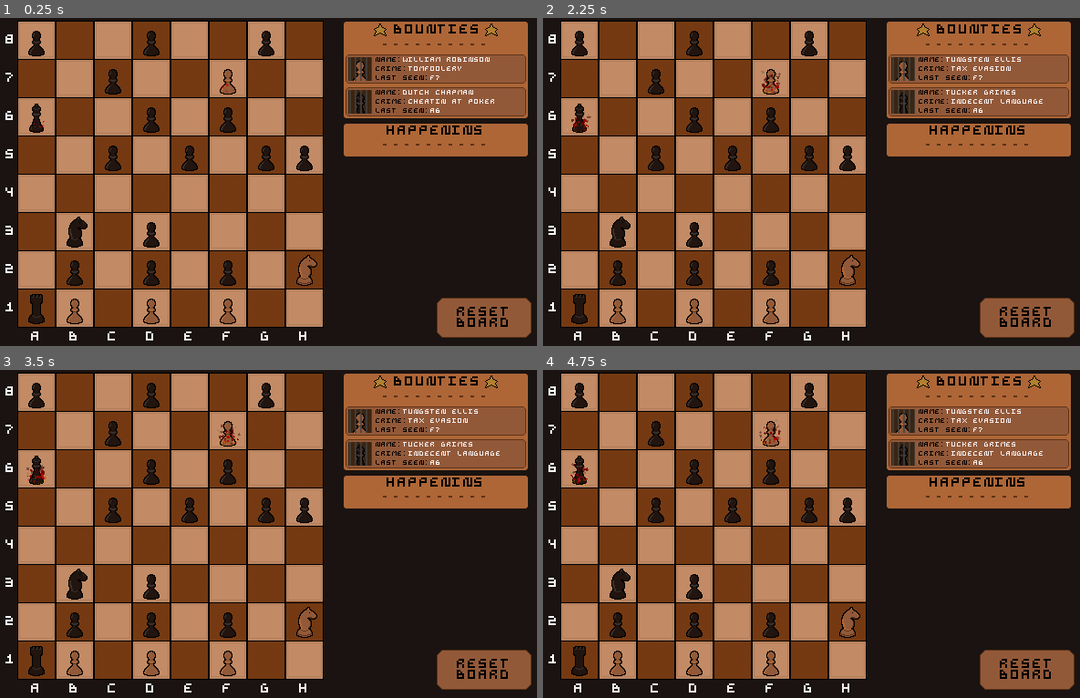
Above: before the commit, frames 1-4 (two rows, left to right).
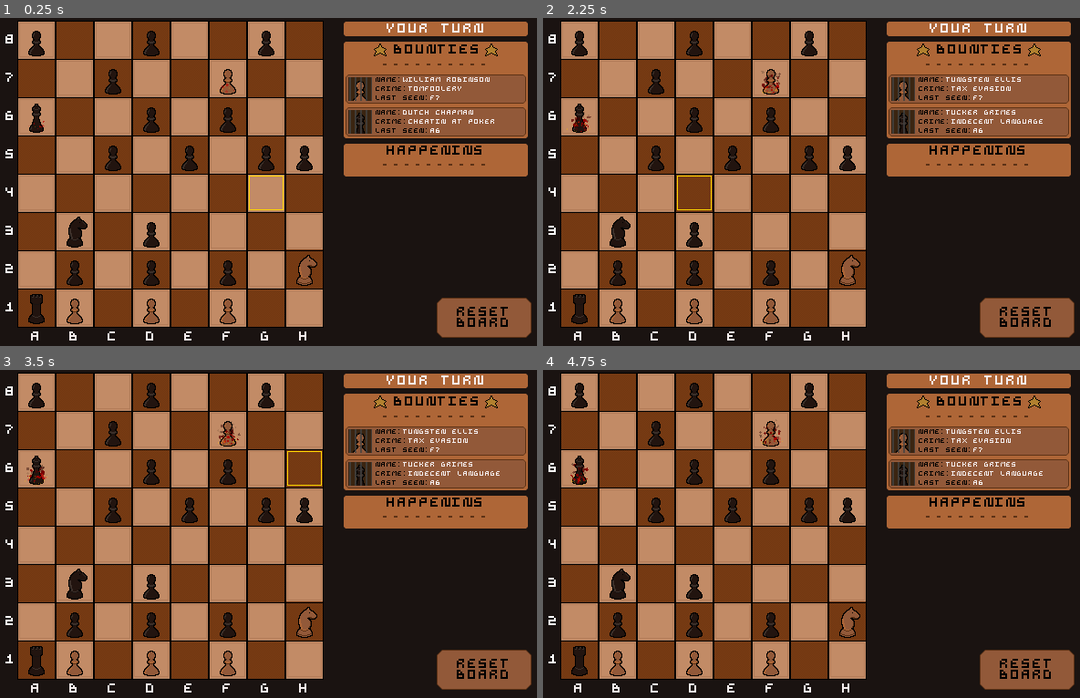
Above: after the commit, the same moments.

Repository: ehj37/Godot-Wild-Jam-93
Game: Godot game, scene res://scenes/levels/sacrifice.tscn
Two runs of this game, one before a commit and one after it. Both use one fixed random seed, a clock stepped at 60 frames per second and the inputs below. Sound files missing from this copy of the repository are replaced by a short silence.
Inputs (mouse positions are in pixels of both pictures, inside the frame that each line leads up to):
- Up to frame 1 (0.25 s): no input
- Up to frame 2 (2.25 s): move the mouse to (924, 165) at 0.52 s; click (924, 165) at 0.67 s; click "RESET BOARD" at 1.25 s; move the mouse to (677, 198) at 2.02 s; click (677, 198) at 2.17 s
- Up to frame 3 (3.5 s): tap Enter at 2.75 s; move the mouse to (311, 461) at 2.77 s; click (311, 461) at 2.92 s
- Up to frame 4 (4.75 s): move the mouse to (763, 599) at 3.52 s; click (763, 599) at 3.67 s; move the mouse to (967, 583) at 4.27 s; click (967, 583) at 4.42 s

The runs differ from the first frame. In frame 1, 10% of the frame differs, in the area x 46-99%, y 1-59%; in frame 2, 10%; in frame 3, 10%; in frame 4, 10%.

Commit message:
Add scuffed cell highlighting

Diff:
--- a/scenes/board/board.gd
+++ b/scenes/board/board.gd
@@ -27,6 +27,7 @@
 var _listen_for_player_board_inputs: bool = true
 var _has_shown_tiebreaker_dialog: bool = false
 
+@onready var _highlight_squares: TileMapLayer = $HighlightSquares
 @onready var _pawn_promotion_dialog: PawnPromotionDialog = $CenterContainer/PawnPromotionDialog
 @onready var _turn_dialog: TurnDialog = $CenterContainer/TurnDialog
 @onready var _win_dialog: WinDialog = $CenterContainer/WinDialog
@@ -129,6 +130,24 @@
 				_handle_player_turn_click()
 
 
+# Prob a way to do this in input handling but if it works it works
+func _process(_delta: float) -> void:
+	if !_listen_for_player_board_inputs:
+		_highlight_squares.visible = false
+		return
+
+	_highlight_squares.visible = true
+	_highlight_squares.clear()
+
+	var global_mouse_position: Vector2 = get_global_mouse_position()
+	var mouse_board_coordinate: Vector2 = get_board_coordinate(global_mouse_position)
+	if mouse_board_coordinate == Vector2(-1, -1):
+		return
+
+	var tile_map_coords: Vector2i = _highlight_squares.local_to_map(global_mouse_position)
+	_highlight_squares.set_cell(tile_map_coords, 0, Vector2.ZERO)
+
+
 func _ready() -> void:
 	var pieces: Array = find_children("*", "Piece", true, false)
 	for piece: Piece in pieces:
--- a/scenes/board/board.tscn
+++ b/scenes/board/board.tscn
@@ -3,6 +3,7 @@
 [ext_resource type="Theme" uid="uid://d4eqxmq7c5om8" path="res://themes/rooks_n_crooks.tres" id="1_exf0g"]
 [ext_resource type="Script" uid="uid://c5ryf5e04ae4a" path="res://scenes/board/board.gd" id="1_s78fa"]
 [ext_resource type="PackedScene" uid="uid://baxf5pr6kucta" path="res://scenes/board/pawn_promotion_dialog/pawn_promotion_dialog.tscn" id="2_jnyf0"]
+[ext_resource type="PackedScene" uid="uid://d1uh6nd2gh41s" path="res://scenes/board/highlight_squares/highlight_squares.tscn" id="3_c6wwm"]
 [ext_resource type="PackedScene" uid="uid://b8nyaij25qte8" path="res://scenes/board/turn_dialog/turn_dialog.tscn" id="3_knosr"]
 [ext_resource type="PackedScene" uid="uid://c0edtbxxhclfr" path="res://scenes/board/win_dialog/win_dialog.tscn" id="4_q07he"]
 [ext_resource type="PackedScene" uid="uid://c4aaukyvbog8c" path="res://scenes/upgraded_button/upgraded_button.tscn" id="5_kymhv"]
@@ -69,6 +70,8 @@
 }
 metadata/_aseprite_wizard_source_file_hash_ = "d28fb3bad412d48ec0457286f07798e8"
 
+[node name="HighlightSquares" parent="." unique_id=284093895 instance=ExtResource("3_c6wwm")]
+
 [node name="Camera2D" type="Camera2D" parent="." unique_id=1588986359]
 position = Vector2(89, 9)
 
@@ -218,6 +221,17 @@
 offset_top = -168.0
 offset_right = 393.0
 offset_bottom = -56.0
+
+[node name="PanelContainer" type="PanelContainer" parent="RightPanel" unique_id=1832669570]
+layout_mode = 2
+
+[node name="MarginContainer" type="MarginContainer" parent="RightPanel/PanelContainer" unique_id=1202602620]
+layout_mode = 2
+
+[node name="Label" type="Label" parent="RightPanel/PanelContainer/MarginContainer" unique_id=2110728713]
+layout_mode = 2
+text = "YOUR TURN"
+horizontal_alignment = 1
 
 [node name="BountyBoard" parent="RightPanel" unique_id=394650227 instance=ExtResource("7_dej46")]
 layout_mode = 2
@@ -243,7 +257,7 @@
 offset_top = -76.0
 offset_right = 356.0
 offset_bottom = 76.0
-body_text = "IF MULTIPLE BANDIT PIECES CAN MOVE, TIE GOES TO HIGHEST NUMBER THEN HIGHEST LETTER. E.G. A4 OVER A3"
+body_text = "IF MULTIPLE BANDIT PIECES CAN ATTACK, TIE GOES TO HIGHEST NUMBER THEN HIGHEST LETTER.    E.G. A4 OVER A3"
 button_text = "OKIE DOKIE"
 
 [connection signal="pressed" from="ResetButton" to="." method="_on_reset_button_pressed"]
--- /dev/null
+++ b/scenes/board/highlight_squares/highlight_squares.gd
@@ -0,0 +1 @@
+extends TileMapLayer
--- /dev/null
+++ b/scenes/board/highlight_squares/highlight_squares.tscn
@@ -0,0 +1,17 @@
+[gd_scene format=3 uid="uid://d1uh6nd2gh41s"]
+
+[ext_resource type="Texture2D" uid="uid://k81d7x5i2prd" path="res://scenes/board/highlight_squares/highlight_square.png" id="1_mj4qu"]
+[ext_resource type="Script" uid="uid://j4afvprwawpr" path="res://scenes/board/highlight_squares/highlight_squares.gd" id="2_0w1c1"]
+
+[sub_resource type="TileSetAtlasSource" id="TileSetAtlasSource_0w1c1"]
+texture = ExtResource("1_mj4qu")
+texture_region_size = Vector2i(42, 42)
+0:0/0 = 0
+
+[sub_resource type="TileSet" id="TileSet_gr3s3"]
+tile_size = Vector2i(42, 42)
+sources/0 = SubResource("TileSetAtlasSource_0w1c1")
+
+[node name="HighlightSquares" type="TileMapLayer" unique_id=284093895]
+tile_set = SubResource("TileSet_gr3s3")
+script = ExtResource("2_0w1c1")
--- a/scripts/audio_manager.gd
+++ b/scripts/audio_manager.gd
@@ -15,6 +15,7 @@
 	audio_stream_player.bus = bus_name
 	add_child(audio_stream_player)
 	audio_stream_player.play()
+	audio_stream_player.process_mode = Node.PROCESS_MODE_ALWAYS
 	if fade_in_time > 0:
 		audio_stream_player.volume_linear = 0.0
 		var volume_tween: Tween = audio_stream_player.create_tween()
Binary file added: scenes/board/highlight_squares/highlight_square.aseprite
Not shown, added: scenes/board/highlight_squares/highlight_square.aseprite.import
Binary file added: scenes/board/highlight_squares/highlight_square.png
Not shown, added: scenes/board/highlight_squares/highlight_square.png.import
Not shown, added: scenes/board/highlight_squares/highlight_squares.gd.uid
